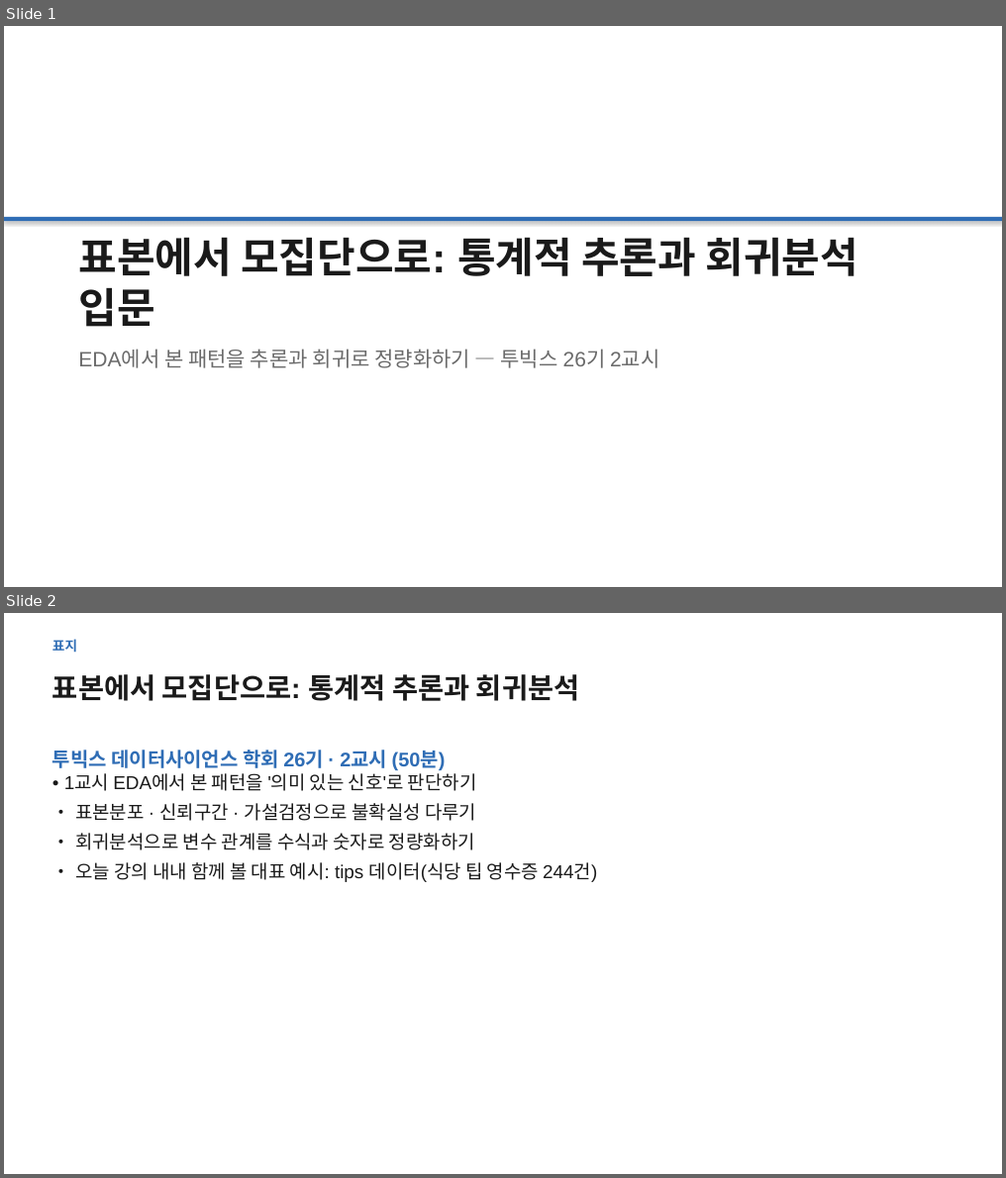
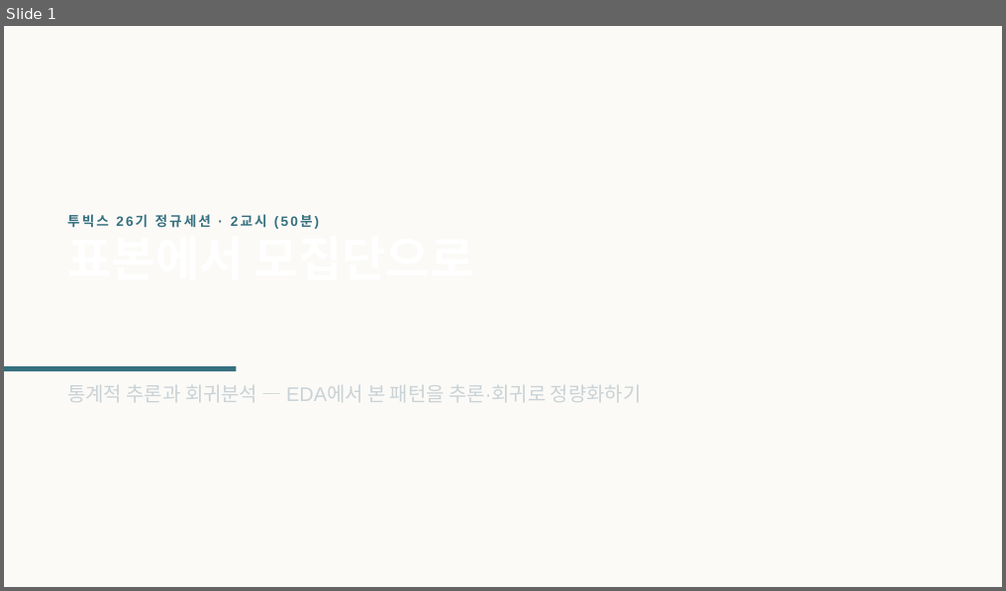
Before and after one commit to Feellived/tobigs-26th-stat-inference-regression, a slide deck: lecture/발표자료_통계적추론과회귀분석.pptx. Shown one above the other, each under a label of ours: slides 1 and 2 before the commit, slide 1 after it. The pictures are 1006x1178 and 1006x591 pixels, drawn with LibreOffice and Linux fonts; fonts in the diff are those of the drawing. Boxes give left, top, right and bottom in pixels: in the first picture for what was removed or moved away, otherwise in the second. Text is boxed around its words. In the diff, an @@ line names an element or a change of style, - is before the commit and + after.

Commit message:
발표자료 대개조(AI 티 제거) + 과제 t검정 서술 정정
- lecture: 제목+불릿 획일 구조 → 10종 레이아웃(statement/compare/figure/callout/stat/steps) 리디자인.
  웹 리서치 기반 디자인 시스템(웜 오프화이트·딥틸·clay, 타이포 위계, 섹션 디바이더·footer).
  발표자료_리디자인_노트.md(AI 티 체크리스트 14개 + 참고자료 31개) 추가.
- assignment: time t검정 서술 정정 — "환경/버전에 따라 결론이 갈린다"(오류·결정적 검정)를
  "Welch vs 등분산 가정(Student)에 따라 갈린다"로 수정, 모범답안과 일치. 헤더 표기 통일.
- 모범답안 재실행 검증(19/19), 덱 렌더 검증 완료.

```diff
--- a/lecture/발표자료_통계적추론과회귀분석.pptx
+++ b/lecture/발표자료_통계적추론과회귀분석.pptx
@@ slide 2 removed at <box>4,613,1002,1174</box>, background #FFFFFF @@
@@ text removed at <box>53,639,77,653</box> @@
-표지
@@ text removed at <box>53,674,579,701</box> @@
-표본에서 모집단으로: 통계적 추론과 회귀분석
@@ text removed at <box>53,750,597,882</box> @@
-투빅스 데이터사이언스 학회 26기 · 2교시 (50분)
-• 1교시 EDA에서 본 패턴을 '의미 있는 신호'로 판단하기
-• 표본분포 · 신뢰구간 · 가설검정으로 불확실성 다루기
-• 회귀분석으로 변수 관계를 수식과 숫자로 정량화하기
-• 오늘 강의 내내 함께 볼 대표 예시: tips 데이터(식당 팁 영수증 244건)
@@ slide 1 changed as well @@
@@ rectangle: place and size @@
-rectangle at <box>4,217,1002,221</box>
+rectangle at <box>4,26,1002,587</box>
@@ rectangle at <box>4,26,1002,587</box>: fill #2F6DB5 to #FBFAF7; shadow off @@
@@ text added at <box>67,214,474,291</box>, 13 pt, text #35707F, bold @@
+투빅스 26기 정규세션 · 2교시 (50분)
+표본에서 모집단으로
@@ rectangle added at <box>4,367,236,372</box>, fill #35707F @@
@@ text at <box>67,385,642,402</box>: text changed; size 20 to 19 pt; text colour #6B6B6B to #C9D2D6 @@
-표본에서 모집단으로: 통계적 추론과 회귀분석 입문
-EDA에서 본 패턴을 추론과 회귀로 정량화하기 — 투빅스 26기 2교시
+통계적 추론과 회귀분석 — EDA에서 본 패턴을 추론·회귀로 정량화하기
```
Also in this commit, not shown: 24 other slides changed, 20 slides added, 13 other slides removed, 4 other files.
